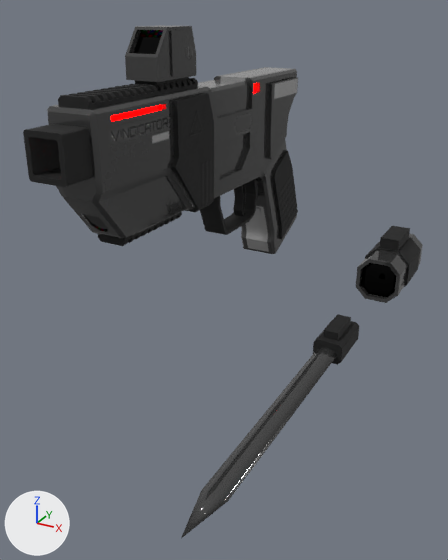
A saved change to the glTF model weapons/vindicator-pistol/scene.gltf.
Both versions are drawn from a camera (50 mm lens) standing at (0.223, -0.442, 0.208) and looking at (0.051, -0.13, 0.052). Lighting does not change. The marker at lower left points along +X, +Y and +Z. The picture after the commit comes second. Where no turn or scale is listed for an object, it has been applied to the vertices. Vertices at exactly the same position are counted once.

The first picture shows 'Body3_BlackCoat_0', 'Body3_BlackShadow_0', 'Body3_WhiteCoat_0'.
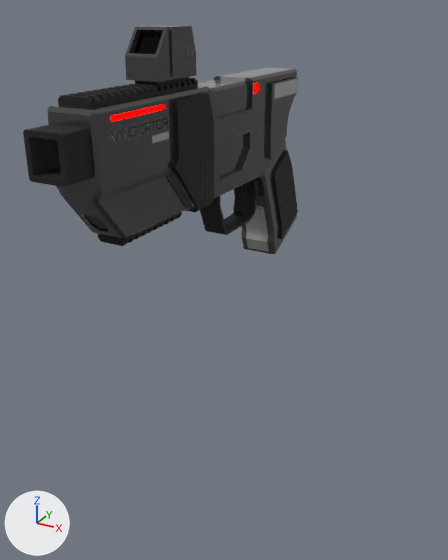
Location of each change, (x1, y1, x2, y2) in pixels of the pictures (448 x 560 px):
'Body3_WhiteCoat_0', reshaped (33% narrower, 55% shorter)
    before: (47, 25, 423, 538)
    after: (47, 25, 298, 254)
'Body3_BlackCoat_0', reshaped (31% narrower, 41% shorter)
    before: (23, 77, 421, 365)
    after: (23, 77, 298, 246)
part 1 of me_body3_blackcoat_0, deleted
    before: (313, 314, 359, 365)
part 2 of me_body3_blackcoat_0, deleted
    before: (365, 226, 421, 287)
part 3 of me_body3_whitecoat_0, deleted (mostly hidden)
    before: (409, 234, 423, 266)
part 4 of me_body3_whitecoat_0, deleted
    before: (356, 250, 408, 303)
part 5 of me_body3_whitecoat_0, deleted
    before: (181, 347, 337, 538)

Diff of the bpy script that builds the scene:
```diff
--- a/weapons/vindicator-pistol/scene.gltf.py
+++ b/weapons/vindicator-pistol/scene.gltf.py
@@ me_body3_blackcoat_0 @@
 # used by ob_body3_blackcoat_0; location = (0.0, 0.0, 0.0)
-me_body3_blackcoat_0.from_pydata(...)  # 1087 vertices, 1928 faces; spans x -0.019..0.134, y -0.219..0.077, z 0.001..0.169
+me_body3_blackcoat_0.from_pydata(...)  # 994 vertices, 1768 faces; spans x -0.019..0.019, y -0.219..0.077, z 0.021..0.169
+# me_body3_blackcoat_0 part 1: the loose piece of 53 vertices spanning x 0.105..0.124, y -0.11..-0.075, z 0.001..0.021 is deleted
+# me_body3_blackcoat_0 part 2: the loose piece of 40 vertices spanning x 0.1..0.134, y 0.014..0.051, z 0.002..0.045 is deleted
 me_body3_blackcoat_0.materials.append(mat_blackcoat)
@@ me_body3_whitecoat_0 @@
 # used by ob_body3_whitecoat_0; location = (0.0, 0.0, 0.0)
-me_body3_whitecoat_0.from_pydata(...)  # 837 vertices, 1450 faces; spans x -0.019..0.133, y -0.282..0.075, z 0.003..0.198
+me_body3_whitecoat_0.from_pydata(...)  # 756 vertices, 1324 faces; spans x -0.019..0.019, y -0.199..0.075, z 0.009..0.198
+# me_body3_whitecoat_0 part 3: the loose piece of 32 vertices spanning x 0.099..0.133, y 0.051..0.065, z 0.003..0.035 is deleted
+# me_body3_whitecoat_0 part 4: the loose piece of 32 vertices spanning x 0.101..0.133, y -0.009..0.014, z 0.003..0.035 is deleted
+# me_body3_whitecoat_0 part 5: the loose piece of 17 vertices spanning x 0.108..0.122, y -0.282..-0.11, z 0.006..0.011 is deleted
 me_body3_whitecoat_0.materials.append(mat_whitecoat)
```
